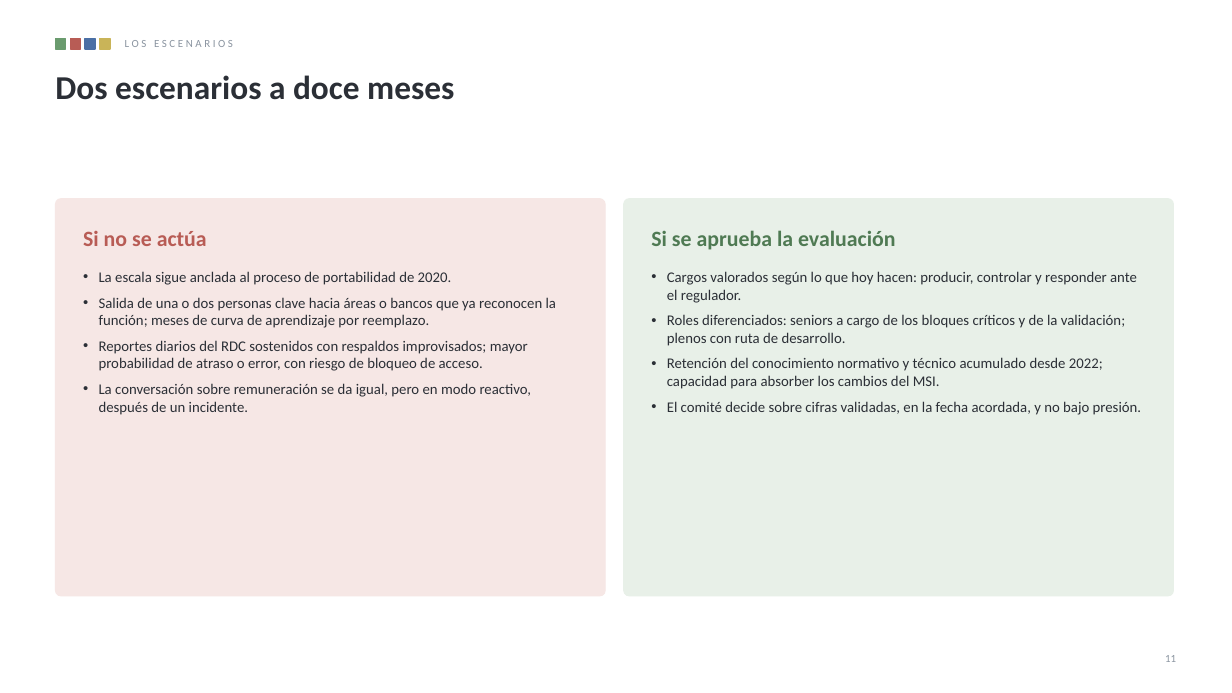
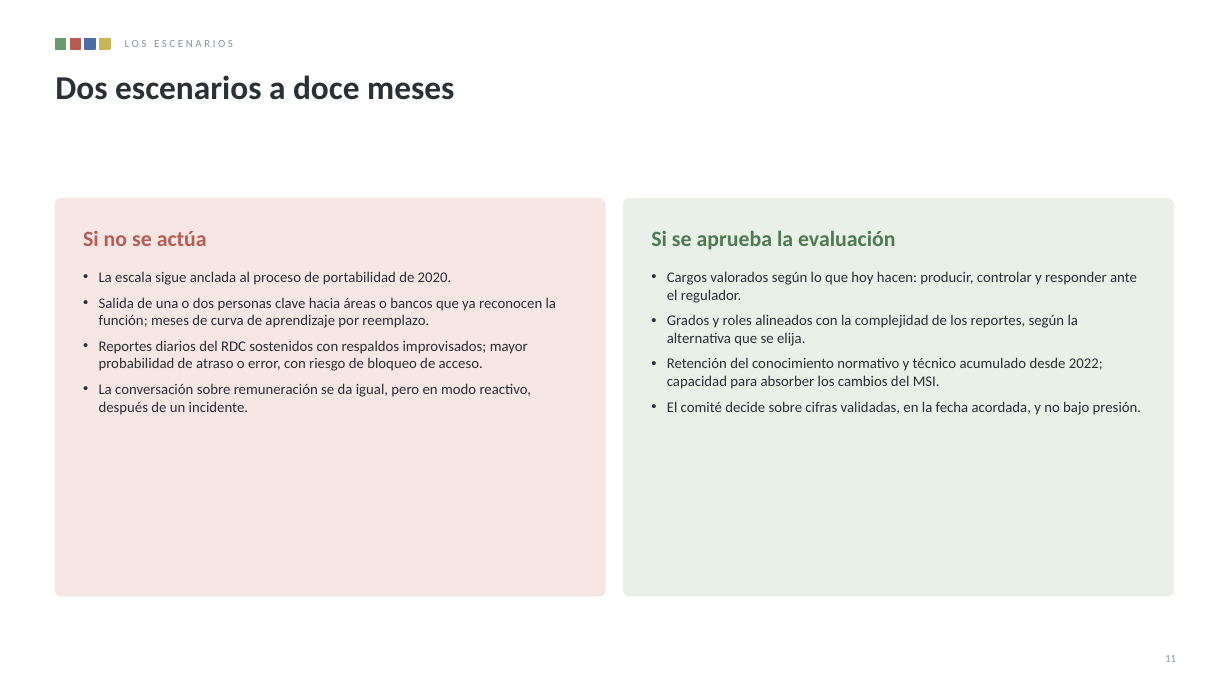
Before and after one commit to Alex-71/sense-energy-dashboard-frontend, a slide deck: slide 11 of docs/benchmarking/presentacion-reportes-normativos-v3.pptx. Drawn at 1232x693 pixels with LibreOffice and Linux fonts; fonts in the diff are those of the drawing. Boxes give left, top, right and bottom in pixels: in the first picture for what was removed or moved away, otherwise in the second. Text is boxed around its words. In the diff, an @@ line names an element or a change of style, - is before the commit and + after.

```diff
--- a/docs/benchmarking/presentacion-reportes-normativos-v3.pptx
+++ b/docs/benchmarking/presentacion-reportes-normativos-v3.pptx
@@ text at [667, 314, 1078, 346]: text changed @@
-• Roles diferenciados: seniors a cargo de los bloques críticos y de la validación; plenos con ruta de desarrollo.
+• Grados y roles alineados con la complejidad de los reportes, según la alternativa que se elija.
```
Also in this commit, not shown: 3 other slides changed, 1 slide added, 1 slide removed, 2 other files.
